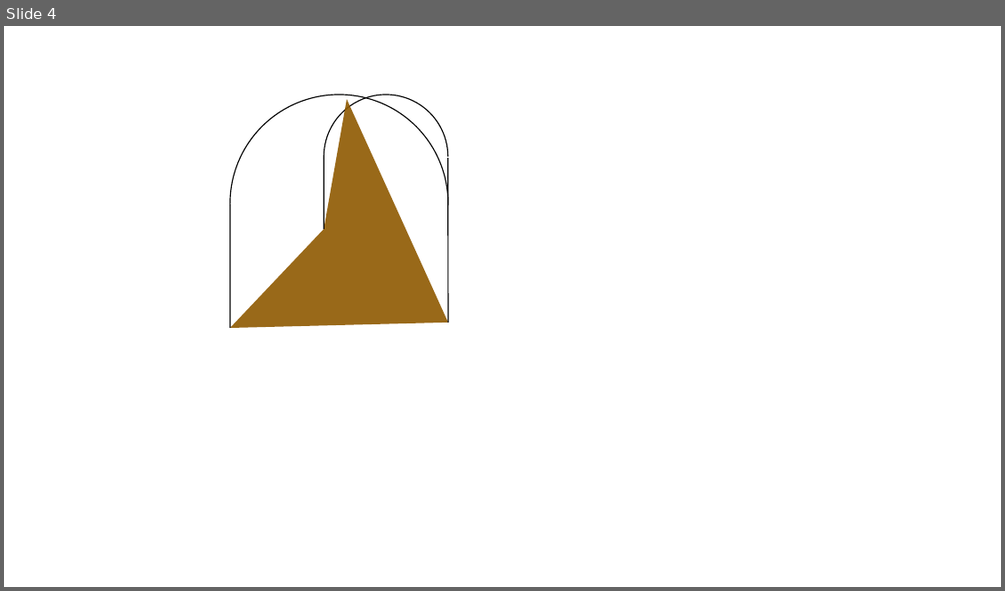
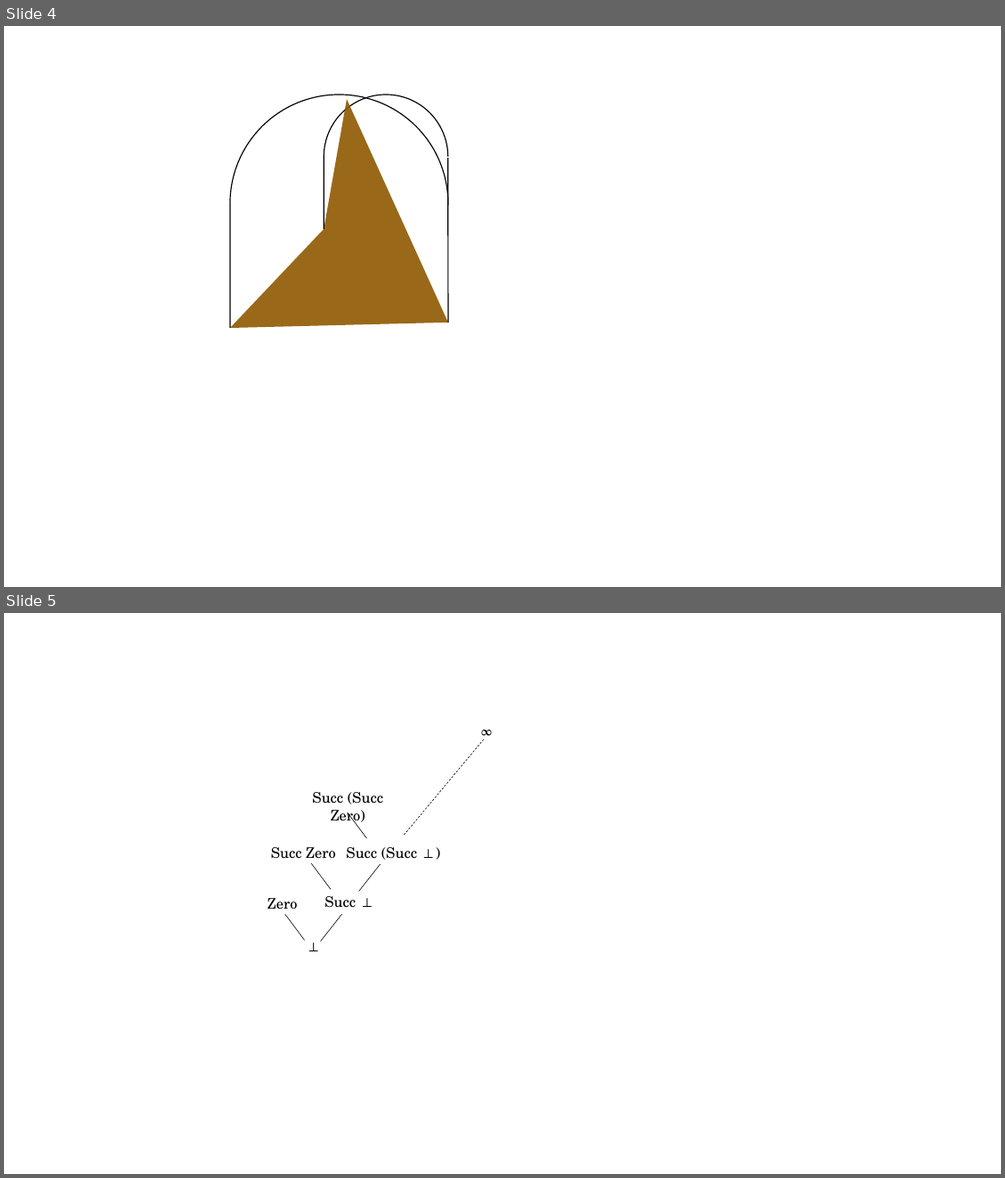
Before and after one commit to zliu41/zliu41.github.io, a slide deck: assets/images/algebra.pptx. Shown one above the other, each under a label of ours: slide 4 before the commit, slides 4 and 5 after it. The pictures are 1005x591 and 1005x1178 pixels, drawn with LibreOffice and Linux fonts; fonts in the diff are those of the drawing. Boxes give left, top, right and bottom in pixels: in the first picture for what was removed or moved away, otherwise in the second. Text is boxed around its words. In the diff, an @@ line names an element or a change of style, - is before the commit and + after.

```diff
--- a/assets/images/algebra.pptx
+++ b/assets/images/algebra.pptx
@@ slide 5 added at <box>4,613,1001,1174</box>, background #FFFFFF @@
@@ text added at <box>465,718,509,743</box>, 14 pt, text #000000 @@
+∞
@@ line added from (404, 835) to (484, 739), #000000 0.5 pt dashed @@
@@ text added at <box>312,792,383,826</box>, 14 pt, text #000000 @@
+Succ (Succ Zero)
@@ line added from (367, 838) to (348, 811), #000000 0.5 pt @@
@@ text added at <box>271,847,336,859</box>, 14 pt, text #000000 @@
+Succ Zero
@@ text added at <box>346,847,417,860</box>, 14 pt, text #000000 @@
+Succ (Succ ⊥)
@@ line added from (331, 889) to (311, 863), #000000 0.5 pt @@
@@ line added from (359, 892) to (380, 864), #000000 0.5 pt @@
@@ text added at <box>267,898,298,909</box>, 14 pt, text #000000 @@
+Zero
@@ text added at <box>324,896,356,908</box>, 14 pt, text #000000 @@
+Succ ⊥
@@ line added from (305, 940) to (285, 915), #000000 0.5 pt @@
@@ line added from (320, 941) to (342, 915), #000000 0.5 pt @@
@@ text added at <box>293,933,334,958</box>, 14 pt, text #000000 @@
+⊥
```
Also in this commit, not shown: 1 other slide added, 4 other files.
